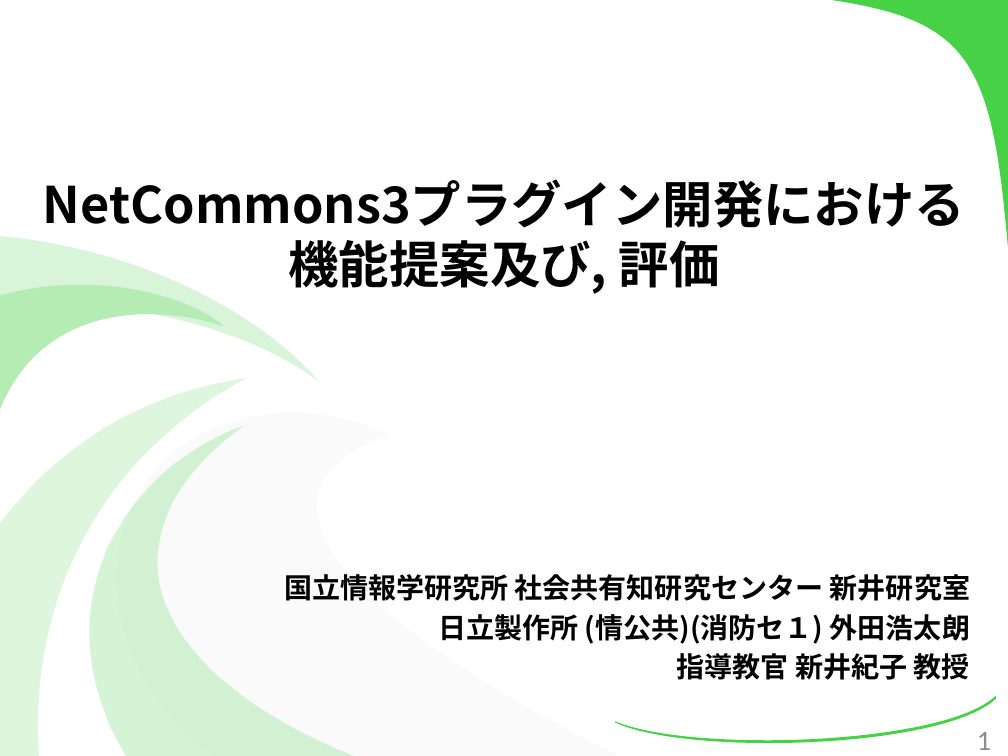
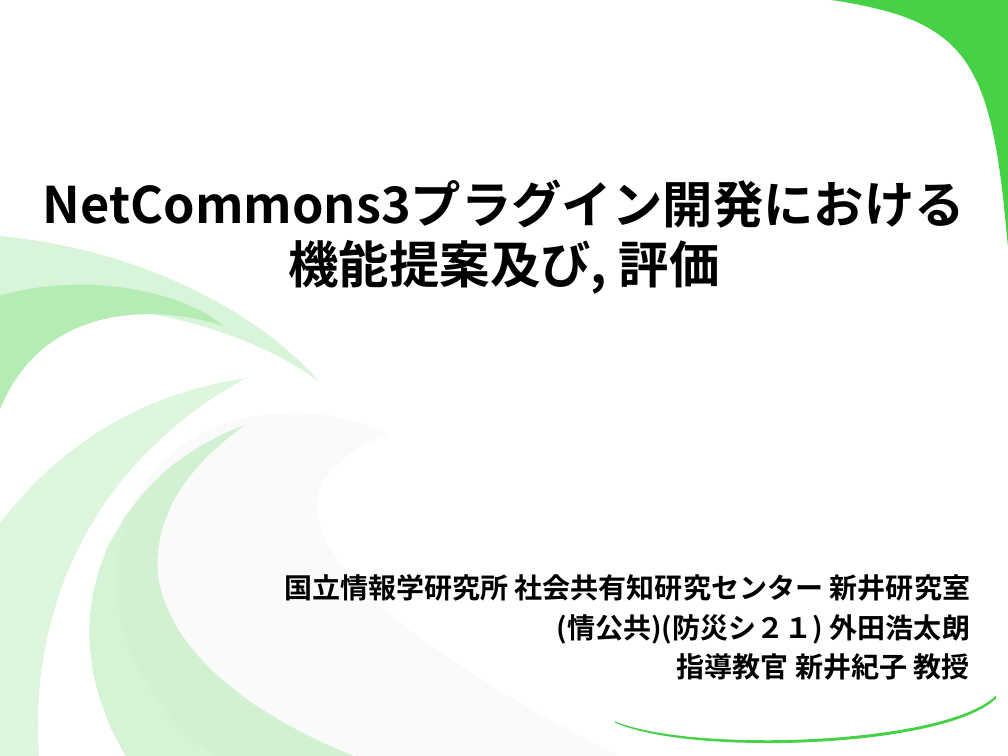
Before and after one commit to kotaro0717/Report-Management, a slide deck: slide 1 of 2.最終報告/3.発表資料/報告資料(最終).pptx. Drawn at 1008x756 pixels with LibreOffice and Linux fonts; fonts in the diff are those of the drawing. Boxes give left, top, right and bottom in pixels: in the first picture for what was removed or moved away, otherwise in the second. Text is boxed around its words. In the diff, an @@ line names an element or a change of style, - is before the commit and + after.

```diff
--- a/2.最終報告/3.発表資料/報告資料(最終).pptx
+++ b/2.最終報告/3.発表資料/報告資料(最終).pptx
@@ text at (557,614,970,644): text changed @@
-日立製作所 (情公共)(消防セ１) 外田浩太朗
+(情公共)(防災シ２１) 外田浩太朗
@@ page number removed at (977,732,991,750) @@
-1
```
Also in this commit, not shown: 28 other slides changed, 9 slides added, 2 slides removed, 1 other file.
